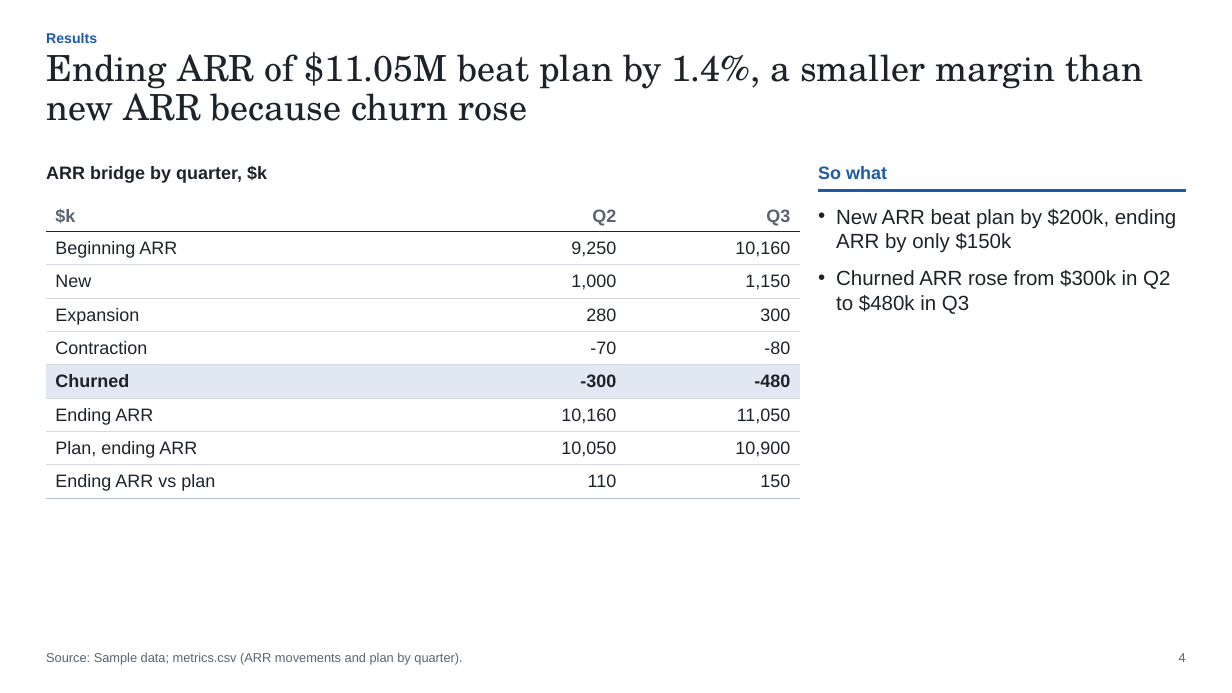
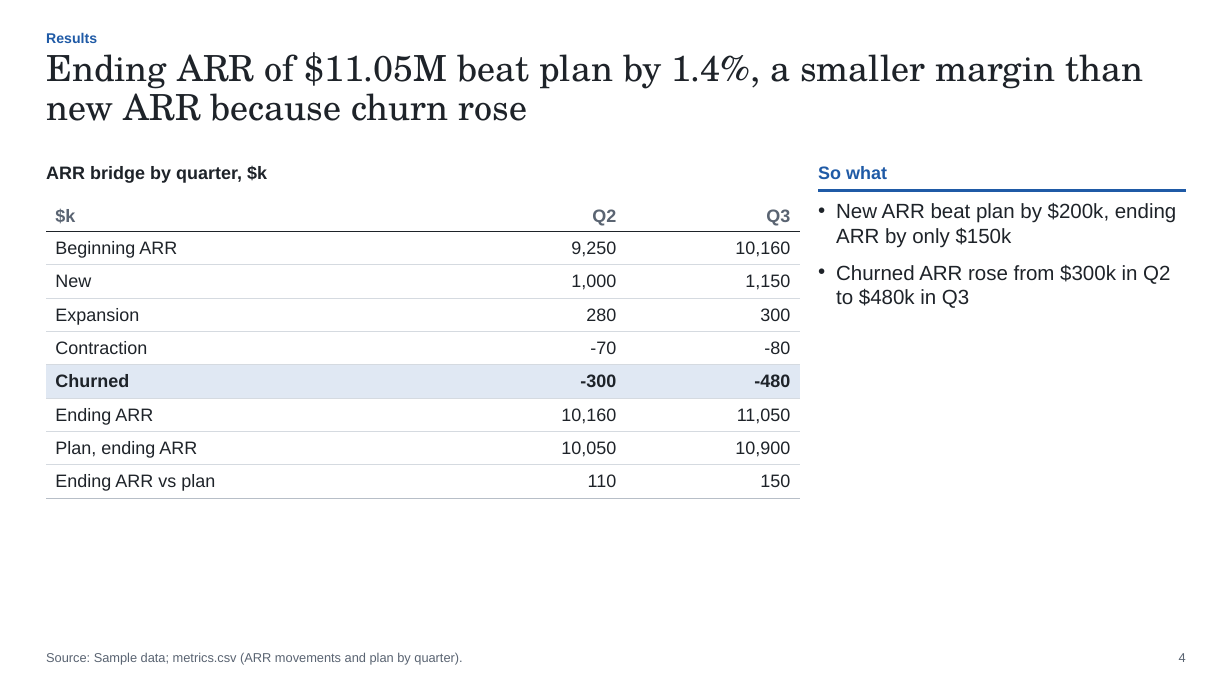
Before and after one commit to WQGGSEY/sowhat-decks, a slide deck: slide 4 of examples/03-review-before-after/deck.pptx. Drawn at 1232x693 pixels with LibreOffice and Linux fonts; fonts in the diff are those of the drawing. Boxes give left, top, right and bottom in pixels: in the first picture for what was removed or moved away, otherwise in the second. Text is boxed around its words. In the diff, an @@ line names an element or a change of style, - is before the commit and + after.

```diff
--- a/examples/03-review-before-after/deck.pptx
+++ b/examples/03-review-before-after/deck.pptx
@@ text "New ARR beat plan by ...": place and size @@
-text "New ARR beat plan by ..." at [836,209,1176,314]
+text "New ARR beat plan by ..." at [836,203,1176,308]
```
Also in this commit, not shown: 5 other slides changed, 47 other files.
